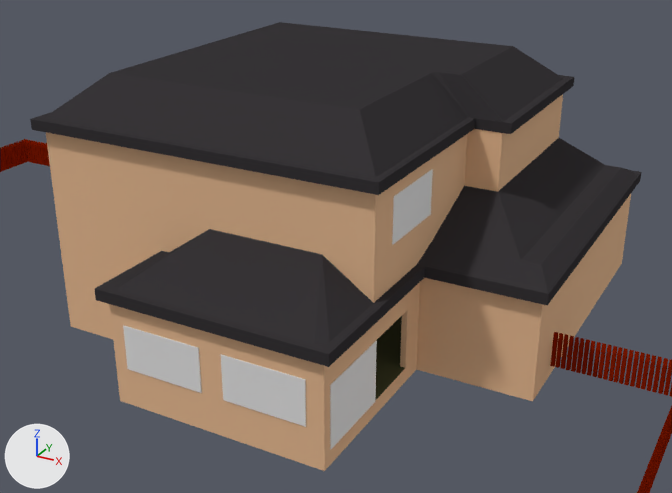
An edit to the Blender file UnityFile/Assets/03_Models/m_buildingDetailed.blend, drawn before and after from the same camera.
Before and after are seen from a 50 mm camera at (62.2, -185.8, 82.4) aimed at (-14.9, -45.8, 12.3). Every picture has the same lights, and +X, +Y and +Z are marked at lower left.

The older version as bpy lines, for what is in view:
```python
ob_firstfloor_walls = bpy.data.objects.new('FirstFloor_Walls', me_cube_001)
ob_firstfloor_walls.location = (0.0, -2.1, 0.0)
ob_firstfloor_walls.scale = (2.96, 1.0, 0.238)
ob_roof = bpy.data.objects.new('Roof', me_cube_009)
ob_roof.location = (0.0, -2.1, 0.0)
ob_roof.scale = (2.96, 1.0, 0.238)
ob_secondfloor_walls = bpy.data.objects.new('SecondFloor Walls', me_cube_005)
ob_secondfloor_walls.location = (0.0, -2.1, 0.0)
ob_secondfloor_walls.scale = (2.96, 1.0, 0.238)
ob_window1 = bpy.data.objects.new('Window1', me_cube_011)
ob_window1.location = (6.3, -79.6, 5.7)
ob_window1.scale = (0.628, 7.25, 5.51)
ob_window_2 = bpy.data.objects.new('Window 2', me_cube_012)
ob_window_2.location = (-22.1, -88.2, 8.3)
ob_window_2.rotation_euler = (0.0, 0.0, 1.571)  # degrees (0, 0, 90)
ob_window_2.scale = (0.628, 7.25, 3.94)
ob_window_3 = bpy.data.objects.new('Window 3', me_cube_013)
ob_window_3.location = (-3.5, -88.2, 8.3)
ob_window_3.rotation_euler = (0.0, 0.0, 1.571)  # degrees (0, 0, 90)
ob_window_3.scale = (0.628, 7.25, 3.94)
ob_window_4 = bpy.data.objects.new('Window 4', me_cube_014)
ob_window_4.location = (6.2, -60.1, 29.4)
ob_window_4.rotation_euler = (0.0, 0.0, 3.142)  # degrees (0, 0, 180)
ob_window_4.scale = (0.628, 7.25, 3.94)
# also in view: 'Fence' at (-41.9, -76.7, 2.7); 'FirstFloor Floor' at (-14.7, -41.3, 0.2)
```
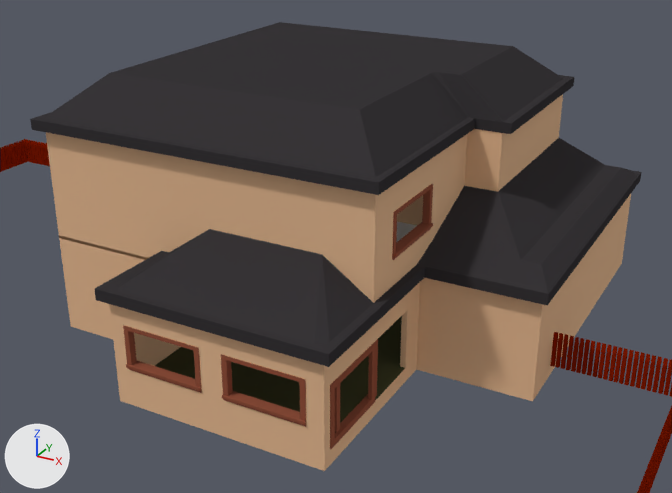
Location of each change, (x1, y1, x2, y2) in pixels of the pictures (672 x 493 px):
'Window1', reshaped, moved, turned, rescaled: before (330, 341, 377, 449); after (392, 184, 433, 260)
'Window 3', reshaped, moved, turned: (221, 354, 306, 427) in both
'Window 2', reshaped, moved, turned: (123, 326, 202, 393) in both
'WindowSlidingDoor', added (brown): after (330, 339, 378, 449)
'Window 4', deleted: before (392, 169, 433, 245)
part 1 of me_cube_012, added (brown): after (123, 326, 202, 393)
part 2 of me_cube_013, added (brown): after (221, 354, 306, 427)
part 3 of me_cube_011, added (brown): after (392, 184, 433, 260)
part 4 of me_cube_005, built on: (59, 167, 436, 263) in both
part 5 of me_cube_001, built on: before (120, 322, 330, 451); after (120, 322, 373, 452)
'FirstFloor Floor', unchanged, uncovered by the edit: before (375, 316, 405, 400); after (155, 316, 405, 423)

The change, as a diff of the scene's bpy script:
```diff
--- a/UnityFile/Assets/03_Models/m_buildingDetailed.blend.py
+++ b/UnityFile/Assets/03_Models/m_buildingDetailed.blend.py
@@ me_cube_013 @@
 # used by ob_window_3; location = (-3.5, -88.2, 8.3); rotation_euler = (0.0, 0.0, 1.571), in degrees (0, 0, 90); scale = (0.628, 7.25, 3.94)
-me_cube_013.from_pydata(...)  # 8 vertices, 6 faces; spans x -1.0..1.0, y -1.0..1.0, z -1.0..1.0
+me_cube_013.from_pydata(...)  # 64 vertices, 64 faces; spans x -1.48..1.48, y -1.0..1.0, z -1.0..1.0
+# me_cube_013 part 2: 56 vertices added at x -1.48..1.48, y -1.0..1.0, z -1.0..1.0
+me_cube_013.materials.append(mat_mat_window)  # brown #92523e
@@ me_cube_012 @@
 # used by ob_window_2; location = (-22.1, -88.2, 8.3); rotation_euler = (0.0, 0.0, 1.571), in degrees (0, 0, 90); scale = (0.628, 7.25, 3.94)
-me_cube_012.from_pydata(...)  # 8 vertices, 6 faces; spans x -1.0..1.0, y -1.0..1.0, z -1.0..1.0
+me_cube_012.from_pydata(...)  # 64 vertices, 64 faces; spans x -1.48..1.48, y -1.0..1.0, z -1.0..1.0
+# me_cube_012 part 1: 56 vertices added at x -1.48..1.48, y -1.0..1.0, z -1.0..1.0
+me_cube_012.materials.append(mat_mat_window)  # brown #92523e
@@ me_cube_011 @@
 # used by ob_window1; location = (6.3, -79.6, 5.7); scale = (0.628, 7.25, 5.51)
-me_cube_011.from_pydata(...)  # 8 vertices, 6 faces; spans x -1.0..1.0, y -1.0..1.0, z -1.0..1.0
+me_cube_011.from_pydata(...)  # 64 vertices, 64 faces; spans x -1.48..1.48, y -1.0..1.0, z -1.0..1.0
+# me_cube_011 part 3: 56 vertices added at x -1.48..1.48, y -1.0..1.0, z -1.0..1.0
+me_cube_011.materials.append(mat_mat_window)  # brown #92523e
@@ me_cube_005 @@
 # used by ob_secondfloor_walls; location = (0.0, -2.1, 0.0); scale = (2.96, 1.0, 0.238)
-me_cube_005.from_pydata(...)  # 415 vertices, 280 faces; spans x -19.3..4.4, y -71.3..2.4, z 68.4..152.9
+me_cube_005.from_pydata(...)  # 709 vertices, 538 faces; spans x -19.3..4.4, y -71.3..2.4, z 66.1..152.9
+# me_cube_005 part 4: 48 vertices moved from x -19.3..4.4, y -71.3..2.4, z 143.6 to x -19.3..4.4, y -71.3..2.4, z 127.0..128.8; 144 vertices removed from x -19.3..4.4, y -71.3..2.4, z 68.4..143.6; 438 vertices added at x -19.3..4.4, y -71.3..2.4, z 66.1..152.9
 me_cube_005.materials.append(mat_mat_secondfloorwalls)
@@ me_cube_001 @@
 # used by ob_firstfloor_walls; location = (0.0, -2.1, 0.0); scale = (2.96, 1.0, 0.238)
-me_cube_001.from_pydata(...)  # 704 vertices, 572 faces; spans x -19.3..9.3, y -86.5..8.1, z -10.7..68.4
+me_cube_001.from_pydata(...)  # 885 vertices, 729 faces; spans x -19.3..9.3, y -86.5..8.1, z -10.7..68.4
+# me_cube_001 part 5: 18 vertices moved within x -10.4..2.0, y -86.5..-85.5, z -10.7..68.4; 58 vertices removed from x -6.6..9.3, y -86.5..8.1, z 1.0..68.4; 239 vertices added at x -19.3..9.3, y -86.5..8.1, z -10.7..68.4
 me_cube_001.materials.append(mat_mat_firstfloorwalls)
@@ ob_window_4 @@
-ob_window_4 = bpy.data.objects.new('Window 4', me_cube_014)
@@ ob_window_3 @@
 ob_window_3 = bpy.data.objects.new('Window 3', me_cube_013)
-ob_window_3.location = (-3.5, -88.2, 8.3)
-ob_window_3.rotation_euler = (0.0, 0.0, 1.571)  # degrees (0, 0, 90)
+ob_window_3.location = (-3.5, -88.1, 8.3)
+ob_window_3.rotation_euler = (0.0, 0.0, 7.854)  # degrees (0, 0, 90)
 ob_window_3.scale = (0.628, 7.25, 3.94)
@@ ob_window_2 @@
 ob_window_2 = bpy.data.objects.new('Window 2', me_cube_012)
-ob_window_2.location = (-22.1, -88.2, 8.3)
-ob_window_2.rotation_euler = (0.0, 0.0, 1.571)  # degrees (0, 0, 90)
+ob_window_2.location = (-22.1, -88.1, 8.3)
+ob_window_2.rotation_euler = (0.0, 0.0, 7.854)  # degrees (0, 0, 90)
 ob_window_2.scale = (0.628, 7.25, 3.94)
@@ ob_window1 @@
 ob_window1 = bpy.data.objects.new('Window1', me_cube_011)
-ob_window1.location = (6.3, -79.6, 5.7)
-ob_window1.scale = (0.628, 7.25, 5.51)
+ob_window1.location = (6.3, -59.9, 26.8)
+ob_window1.rotation_euler = (0.0, 0.0, 6.283)  # degrees (0, 0, 360)
+ob_window1.scale = (0.628, 7.25, 3.94)
@@ ob_windowslidingdoor @@
+ob_windowslidingdoor = bpy.data.objects.new('WindowSlidingDoor', me_cube_011_1)  # 112 vertices, 116 faces; spans x -1.8..1.0, y -1.0..1.25, z -1.0..1.0; in mat_mat_window (brown #92523e)
+ob_windowslidingdoor.location = (6.3, -79.6, 5.7)
+ob_windowslidingdoor.scale = (0.628, 7.25, 5.51)
```
